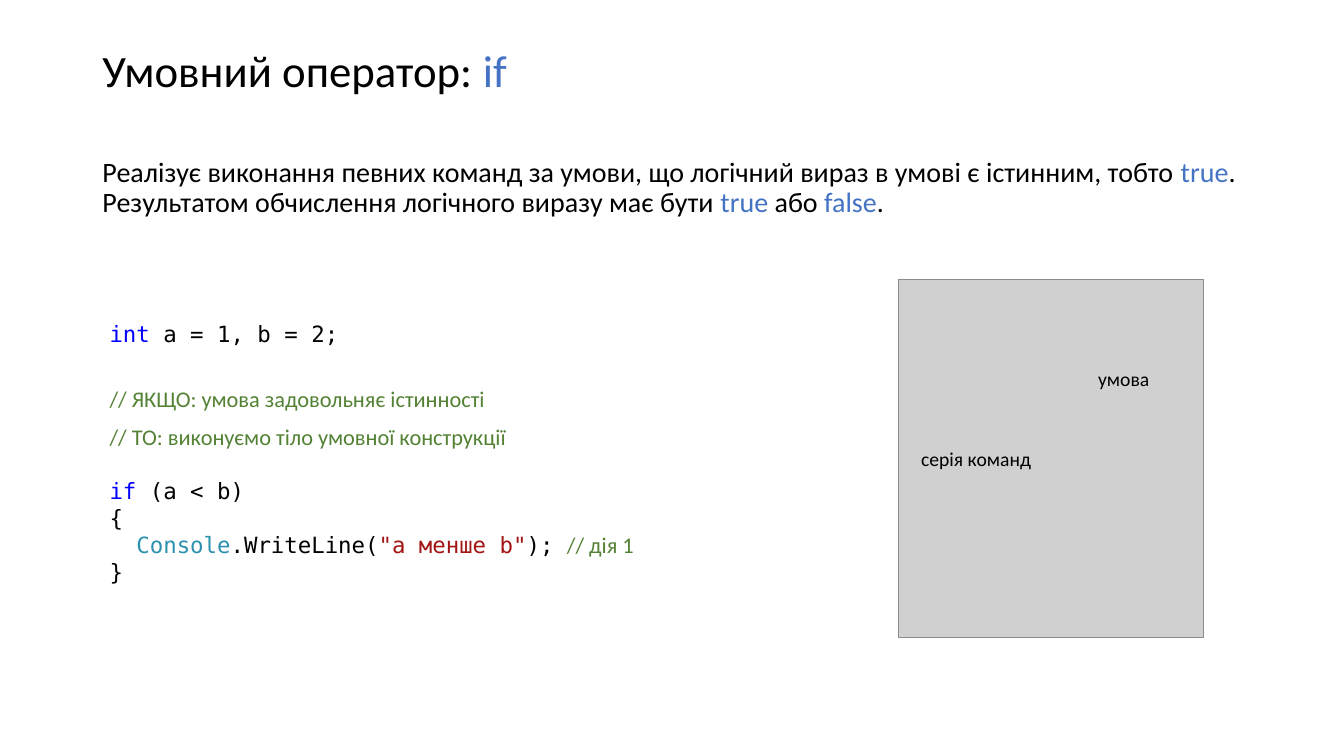
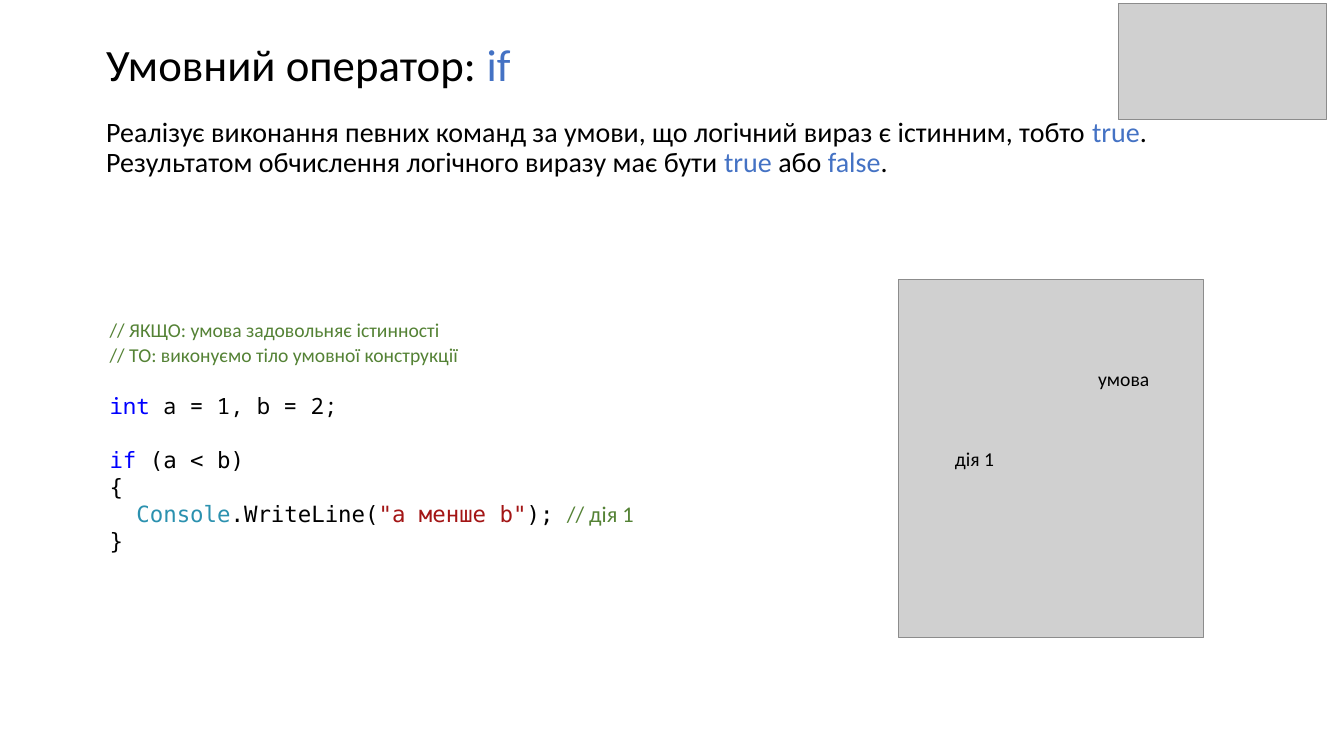
Before and after one commit to IT-Academy2020/Lesson_003_Conditions, a slide deck: slide 5 of Lesson3.pptx (slide 4 before the commit). Drawn at 1344x756 pixels with LibreOffice and Linux fonts; fonts in the diff are those of the drawing; grey boxes stand for pictures. Boxes give left, top, right and bottom in pixels: in the first picture for what was removed or moved away, otherwise in the second. Text is boxed around its words. In the diff, an @@ line names an element or a change of style, - is before the commit and + after.

```diff
--- a/Lesson3.pptx
+++ b/Lesson3.pptx
@@ picture added at (x1=1118, y1=3, x2=1327, y2=120) @@
@@ title "Умовний оператор: if" moved from (x1=102, y1=56, x2=507, y2=95) to (x1=106, y1=50, x2=511, y2=89) @@
@@ text at (x1=106, y1=119, x2=1147, y2=177): text changed @@
-Реалізує виконання певних команд за умови, що логічний вираз в умові є істинним, тобто true. Результатом обчислення логічного виразу має бути true або false.
+Реалізує виконання певних команд за умови, що логічний вираз є істинним, тобто true. Результатом обчислення логічного виразу має бути true або false.
@@ text at (x1=110, y1=325, x2=338, y2=345): paragraph removed @@
-int a = 1, b = 2;
@@ text at (x1=129, y1=323, x2=458, y2=366): size 16 to 14 pt in "// ЯКЩО: умова задовольняє істинності", "// ТО: виконуємо тіло умовної конструкції"; less space between paragraphs @@
@@ text at (x1=110, y1=397, x2=338, y2=417): paragraph added @@
+int a = 1, b = 2;
@@ text at (x1=955, y1=452, x2=994, y2=470): text changed @@
-серія команд
+дія 1
```
Also in this commit, not shown: 7 other slides changed, 2 slides added.
